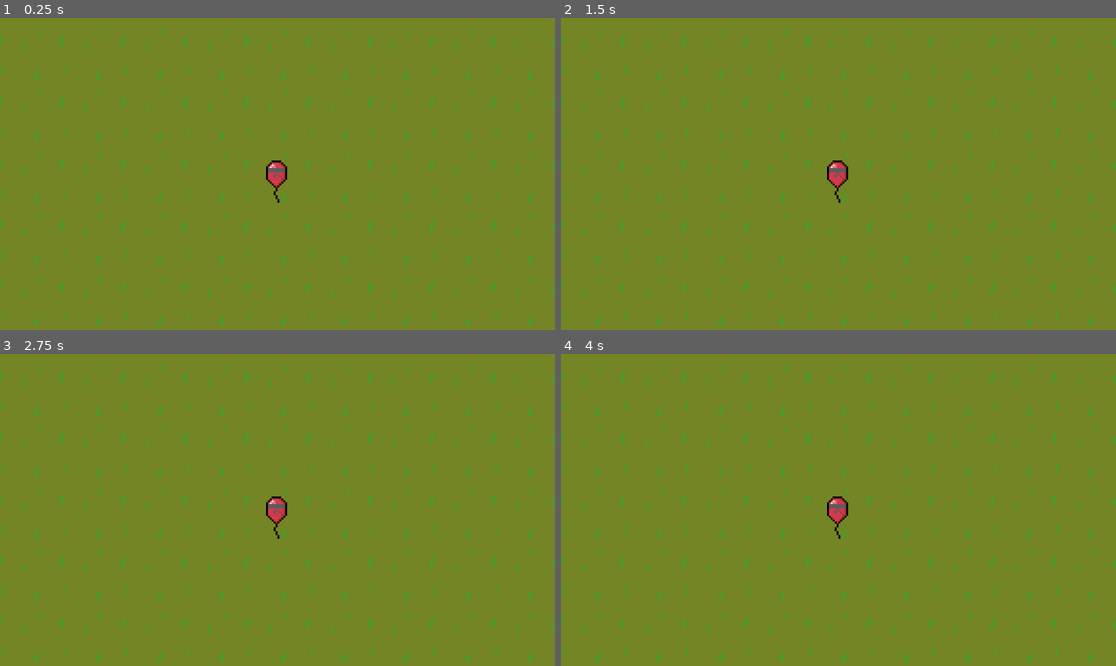
Above: before the commit, frames 1-4 (two rows, left to right).
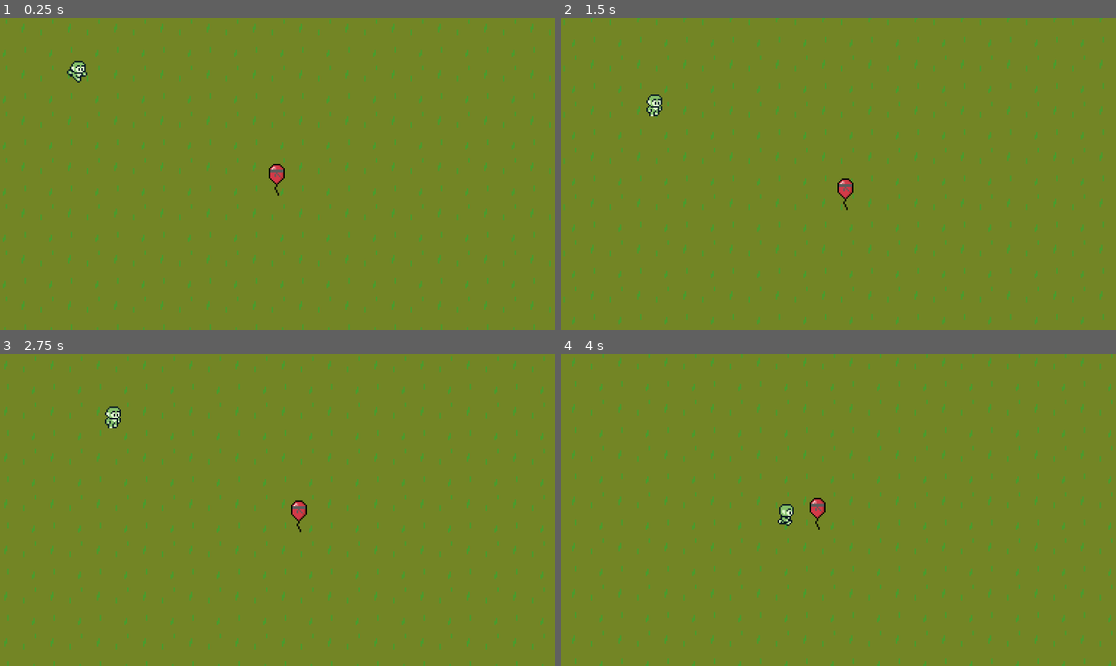
Above: after the commit, the same moments.

Repository: Iwakura9/Unpoppable
Game: Godot game, scene res://Scenes/game.tscn
Two runs of this game, one before a commit and one after it. Both use one fixed random seed, a clock stepped at 60 frames per second and the inputs below.
Inputs:
- Up to frame 1 (0.25 s): no input
- Up to frame 2 (1.5 s): hold D (right) 0.53-1.28 s; hold S (down) from 1.28 s (still down)
- Up to frame 3 (2.75 s): release S (down) at 2.03 s; hold D (right) from 2.03 s (still down)
- Up to frame 4 (4 s): release D (right) at 2.78 s; hold W (up) 2.78-3.53 s; hold A (left) from 3.53 s (still down)

The runs differ from the first frame. In frame 1, 5.2% of the frame differs, in the area x 0-100%, y 0-100%; in frame 2, 5.2%; in frame 3, 5.2%; in frame 4, 5.5%.

Commit message:
adiciona inimigo padrão, movimentação e direção

Diff:
--- a/Scenes/balum.tscn
+++ b/Scenes/balum.tscn
@@ -1,13 +1,13 @@
 [gd_scene load_steps=4 format=3 uid="uid://b0hi2g27tfg1n"]
 
 [ext_resource type="Texture2D" uid="uid://basfpx6w054jg" path="res://Assets/Aseprite/Balum-bandana.png" id="1_e3dgi"]
-[ext_resource type="Script" uid="uid://5g6lg4s0dc8r" path="res://Scenes/balum.gd" id="1_xjs67"]
+[ext_resource type="Script" uid="uid://6ch7cc5feefd" path="res://Scripts/balum.gd" id="1_xjs67"]
 
 [sub_resource type="CapsuleShape2D" id="CapsuleShape2D_xjs67"]
 radius = 5.0
 height = 14.0
 
-[node name="Balum" type="CharacterBody2D"]
+[node name="Balum" type="CharacterBody2D" groups=["Player"]]
 script = ExtResource("1_xjs67")
 
 [node name="Sprite2D" type="Sprite2D" parent="."]
--- a/Scenes/game.tscn
+++ b/Scenes/game.tscn
@@ -1,16 +1,10 @@
-[gd_scene load_steps=3 format=3 uid="uid://btamag6u23ige"]
+[gd_scene load_steps=4 format=3 uid="uid://btamag6u23ige"]
 
 [ext_resource type="Texture2D" uid="uid://cia5qsc3juar8" path="res://Assets/Small Forest Asset Pack/Ground tileset/Ground.png" id="1_qxrlw"]
 [ext_resource type="PackedScene" uid="uid://b0hi2g27tfg1n" path="res://Scenes/balum.tscn" id="2_wrm1d"]
+[ext_resource type="PackedScene" uid="uid://tn12u2i2s25a" path="res://Scenes/macaco.tscn" id="3_wrm1d"]
 
 [node name="Game" type="Node2D"]
-
-[node name="Balum" parent="." instance=ExtResource("2_wrm1d")]
-position = Vector2(152, 77)
-
-[node name="Camera2D" type="Camera2D" parent="Balum"]
-zoom = Vector2(4, 4)
-position_smoothing_enabled = true
 
 [node name="ParallaxBackground" type="ParallaxBackground" parent="."]
 
@@ -23,3 +17,12 @@
 centered = false
 region_enabled = true
 region_rect = Rect2(0, 0, 512, 512)
+
+[node name="Macaco" parent="." instance=ExtResource("3_wrm1d")]
+
+[node name="Balum" parent="." instance=ExtResource("2_wrm1d")]
+position = Vector2(152, 77)
+
+[node name="Camera2D" type="Camera2D" parent="Balum"]
+zoom = Vector2(3, 3)
+position_smoothing_enabled = true
--- a/Scenes/macaco.tscn
+++ b/Scenes/macaco.tscn
@@ -1,7 +1,72 @@
-[gd_scene load_steps=7 format=3 uid="uid://tn12u2i2s25a"]
-
+[gd_scene load_steps=37 format=3 uid="uid://tn12u2i2s25a"]
+
+[ext_resource type="Script" uid="uid://bno781adbwfrk" path="res://Scripts/macaco.gd" id="1_c4xmh"]
 [ext_resource type="Texture2D" uid="uid://dvv8fe8381se" path="res://Assets/Monkey/loose sprites.png" id="1_wvec4"]
 
+[sub_resource type="AtlasTexture" id="AtlasTexture_iqof6"]
+atlas = ExtResource("1_wvec4")
+region = Rect2(0, 16, 16, 16)
+
+[sub_resource type="AtlasTexture" id="AtlasTexture_66j64"]
+atlas = ExtResource("1_wvec4")
+region = Rect2(16, 16, 16, 16)
+
+[sub_resource type="AtlasTexture" id="AtlasTexture_atn7j"]
+atlas = ExtResource("1_wvec4")
+region = Rect2(32, 16, 16, 16)
+
+[sub_resource type="AtlasTexture" id="AtlasTexture_mxlk5"]
+atlas = ExtResource("1_wvec4")
+region = Rect2(48, 16, 16, 16)
+
+[sub_resource type="AtlasTexture" id="AtlasTexture_daf7n"]
+atlas = ExtResource("1_wvec4")
+region = Rect2(0, 112, 16, 16)
+
+[sub_resource type="AtlasTexture" id="AtlasTexture_xvk6j"]
+atlas = ExtResource("1_wvec4")
+region = Rect2(16, 112, 16, 16)
+
+[sub_resource type="AtlasTexture" id="AtlasTexture_sp2nt"]
+atlas = ExtResource("1_wvec4")
+region = Rect2(32, 112, 16, 16)
+
+[sub_resource type="AtlasTexture" id="AtlasTexture_kc2rb"]
+atlas = ExtResource("1_wvec4")
+region = Rect2(48, 112, 16, 16)
+
+[sub_resource type="AtlasTexture" id="AtlasTexture_dulgx"]
+atlas = ExtResource("1_wvec4")
+region = Rect2(0, 48, 16, 16)
+
+[sub_resource type="AtlasTexture" id="AtlasTexture_a6or5"]
+atlas = ExtResource("1_wvec4")
+region = Rect2(16, 48, 16, 16)
+
+[sub_resource type="AtlasTexture" id="AtlasTexture_iwreg"]
+atlas = ExtResource("1_wvec4")
+region = Rect2(32, 48, 16, 16)
+
+[sub_resource type="AtlasTexture" id="AtlasTexture_mx2ig"]
+atlas = ExtResource("1_wvec4")
+region = Rect2(48, 48, 16, 16)
+
+[sub_resource type="AtlasTexture" id="AtlasTexture_bth4p"]
+atlas = ExtResource("1_wvec4")
+region = Rect2(0, 80, 16, 16)
+
+[sub_resource type="AtlasTexture" id="AtlasTexture_8bu30"]
+atlas = ExtResource("1_wvec4")
+region = Rect2(16, 80, 16, 16)
+
+[sub_resource type="AtlasTexture" id="AtlasTexture_ps6yj"]
+atlas = ExtResource("1_wvec4")
+region = Rect2(32, 80, 16, 16)
+
+[sub_resource type="AtlasTexture" id="AtlasTexture_rddpg"]
+atlas = ExtResource("1_wvec4")
+region = Rect2(48, 80, 16, 16)
+
 [sub_resource type="AtlasTexture" id="AtlasTexture_c4xmh"]
 atlas = ExtResource("1_wvec4")
 region = Rect2(0, 0, 16, 16)
@@ -17,11 +82,127 @@
 [sub_resource type="AtlasTexture" id="AtlasTexture_8yhf4"]
 atlas = ExtResource("1_wvec4")
 region = Rect2(48, 0, 16, 16)
+
+[sub_resource type="AtlasTexture" id="AtlasTexture_wvec4"]
+atlas = ExtResource("1_wvec4")
+region = Rect2(0, 32, 16, 16)
+
+[sub_resource type="AtlasTexture" id="AtlasTexture_m4thw"]
+atlas = ExtResource("1_wvec4")
+region = Rect2(16, 32, 16, 16)
+
+[sub_resource type="AtlasTexture" id="AtlasTexture_lmv8x"]
+atlas = ExtResource("1_wvec4")
+region = Rect2(32, 32, 16, 16)
+
+[sub_resource type="AtlasTexture" id="AtlasTexture_255qa"]
+atlas = ExtResource("1_wvec4")
+region = Rect2(48, 32, 16, 16)
+
+[sub_resource type="AtlasTexture" id="AtlasTexture_v7ew7"]
+atlas = ExtResource("1_wvec4")
+region = Rect2(0, 96, 16, 16)
+
+[sub_resource type="AtlasTexture" id="AtlasTexture_yun0f"]
+atlas = ExtResource("1_wvec4")
+region = Rect2(16, 96, 16, 16)
+
+[sub_resource type="AtlasTexture" id="AtlasTexture_27kjw"]
+atlas = ExtResource("1_wvec4")
+region = Rect2(32, 96, 16, 16)
+
+[sub_resource type="AtlasTexture" id="AtlasTexture_25km4"]
+atlas = ExtResource("1_wvec4")
+region = Rect2(48, 96, 16, 16)
+
+[sub_resource type="AtlasTexture" id="AtlasTexture_orsen"]
+atlas = ExtResource("1_wvec4")
+region = Rect2(0, 64, 16, 16)
+
+[sub_resource type="AtlasTexture" id="AtlasTexture_a2trp"]
+atlas = ExtResource("1_wvec4")
+region = Rect2(16, 64, 16, 16)
+
+[sub_resource type="AtlasTexture" id="AtlasTexture_p78yk"]
+atlas = ExtResource("1_wvec4")
+region = Rect2(32, 64, 16, 16)
+
+[sub_resource type="AtlasTexture" id="AtlasTexture_x8fco"]
+atlas = ExtResource("1_wvec4")
+region = Rect2(48, 64, 16, 16)
 
 [sub_resource type="SpriteFrames" id="SpriteFrames_m4thw"]
 animations = [{
 "frames": [{
 "duration": 1.0,
+"texture": SubResource("AtlasTexture_iqof6")
+}, {
+"duration": 1.0,
+"texture": SubResource("AtlasTexture_66j64")
+}, {
+"duration": 1.0,
+"texture": SubResource("AtlasTexture_atn7j")
+}, {
+"duration": 1.0,
+"texture": SubResource("AtlasTexture_mxlk5")
+}],
+"loop": true,
+"name": &"run_DL",
+"speed": 7.0
+}, {
+"frames": [{
+"duration": 1.0,
+"texture": SubResource("AtlasTexture_daf7n")
+}, {
+"duration": 1.0,
+"texture": SubResource("AtlasTexture_xvk6j")
+}, {
+"duration": 1.0,
+"texture": SubResource("AtlasTexture_sp2nt")
+}, {
+"duration": 1.0,
+"texture": SubResource("AtlasTexture_kc2rb")
+}],
+"loop": true,
+"name": &"run_DR",
+"speed": 7.0
+}, {
+"frames": [{
+"duration": 1.0,
+"texture": SubResource("AtlasTexture_dulgx")
+}, {
+"duration": 1.0,
+"texture": SubResource("AtlasTexture_a6or5")
+}, {
+"duration": 1.0,
+"texture": SubResource("AtlasTexture_iwreg")
+}, {
+"duration": 1.0,
+"texture": SubResource("AtlasTexture_mx2ig")
+}],
+"loop": true,
+"name": &"run_UL",
+"speed": 7.0
+}, {
+"frames": [{
+"duration": 1.0,
+"texture": SubResource("AtlasTexture_bth4p")
+}, {
+"duration": 1.0,
+"texture": SubResource("AtlasTexture_8bu30")
+}, {
+"duration": 1.0,
+"texture": SubResource("AtlasTexture_ps6yj")
+}, {
+"duration": 1.0,
+"texture": SubResource("AtlasTexture_rddpg")
+}],
+"loop": true,
+"name": &"run_UR",
+"speed": 7.0
+}, {
+"frames": [{
+"duration": 1.0,
 "texture": SubResource("AtlasTexture_c4xmh")
 }, {
 "duration": 1.0,
@@ -35,28 +216,70 @@
 }],
 "loop": true,
 "name": &"run_down",
-"speed": 5.0
-}, {
-"frames": [],
+"speed": 7.0
+}, {
+"frames": [{
+"duration": 1.0,
+"texture": SubResource("AtlasTexture_wvec4")
+}, {
+"duration": 1.0,
+"texture": SubResource("AtlasTexture_m4thw")
+}, {
+"duration": 1.0,
+"texture": SubResource("AtlasTexture_lmv8x")
+}, {
+"duration": 1.0,
+"texture": SubResource("AtlasTexture_255qa")
+}],
 "loop": true,
 "name": &"run_left",
-"speed": 5.0
-}, {
-"frames": [],
+"speed": 7.0
+}, {
+"frames": [{
+"duration": 1.0,
+"texture": SubResource("AtlasTexture_v7ew7")
+}, {
+"duration": 1.0,
+"texture": SubResource("AtlasTexture_yun0f")
+}, {
+"duration": 1.0,
+"texture": SubResource("AtlasTexture_27kjw")
+}, {
+"duration": 1.0,
+"texture": SubResource("AtlasTexture_25km4")
+}],
 "loop": true,
 "name": &"run_right",
-"speed": 5.0
-}, {
-"frames": [],
+"speed": 7.0
+}, {
+"frames": [{
+"duration": 1.0,
+"texture": SubResource("AtlasTexture_orsen")
+}, {
+"duration": 1.0,
+"texture": SubResource("AtlasTexture_a2trp")
+}, {
+"duration": 1.0,
+"texture": SubResource("AtlasTexture_p78yk")
+}, {
+"duration": 1.0,
+"texture": SubResource("AtlasTexture_x8fco")
+}],
 "loop": true,
 "name": &"run_up",
-"speed": 5.0
+"speed": 7.0
 }]
 
+[sub_resource type="RectangleShape2D" id="RectangleShape2D_iqof6"]
+size = Vector2(12, 15.5)
+
 [node name="Macaco" type="CharacterBody2D"]
+script = ExtResource("1_c4xmh")
 
 [node name="AnimatedSprite2D" type="AnimatedSprite2D" parent="."]
 sprite_frames = SubResource("SpriteFrames_m4thw")
-animation = &"run_right"
+animation = &"run_UR"
 
 [node name="CollisionShape2D" type="CollisionShape2D" parent="."]
+position = Vector2(0, 0.75)
+shape = SubResource("RectangleShape2D_iqof6")
--- a/Scripts/balum.gd
+++ b/Scripts/balum.gd
@@ -1,6 +1,6 @@
 extends CharacterBody2D
 
-const SPEED = 200
+const SPEED = 85
 
 func _physics_process(delta):
 	var input_vector = Vector2(
--- /dev/null
+++ b/Scripts/macaco.gd
@@ -0,0 +1,44 @@
+extends CharacterBody2D
+
+@export var speed: float = 60
+@onready var sprite: AnimatedSprite2D = $AnimatedSprite2D
+@onready var player: CharacterBody2D = get_tree().get_first_node_in_group("Player")
+
+func _physics_process(delta: float) -> void:
+	if player:
+		# Calcula direção do jogador
+		var direction: Vector2 = (player.global_position - global_position).normalized()
+
+		# Aplica movimento
+		velocity = direction * speed
+		move_and_slide()
+
+		animate(direction)
+
+func animate(direction: Vector2) -> void:
+	# Pega o angulo do vetor direção e converte para graus.
+	var angle: float = atan2(direction.y, direction.x)
+	var angle_deg: float = rad_to_deg(angle)
+
+	# Seta o nome da animação para dar play de acordo com o angulo
+	var animation_name: String = "run_"
+	if angle_deg >= -22.5 and angle_deg < 22.5:
+		animation_name += "right"
+	elif angle_deg >= 22.5 and angle_deg < 67.5:
+		animation_name += "DR"
+	elif angle_deg >= 67.5 and angle_deg < 112.5:
+		animation_name += "down"
+	elif angle_deg >= 112.5 and angle_deg < 157.5:
+		animation_name += "DL"
+	elif angle_deg >= 157.5 or angle_deg < -157.5:
+		animation_name += "left"
+	elif angle_deg >= -157.5 and angle_deg < -112.5:
+		animation_name += "UL"
+	elif angle_deg >= -112.5 and angle_deg < -67.5:
+		animation_name += "up"
+	elif angle_deg >= -67.5 and angle_deg < -22.5:
+		animation_name += "UR"
+
+	# Toca a animação se ela não já estiver tocando
+	if sprite.animation != animation_name:
+		sprite.play(animation_name)
Not shown, added: Scripts/balum.gd.uid
Not shown, added: Scripts/macaco.gd.uid
